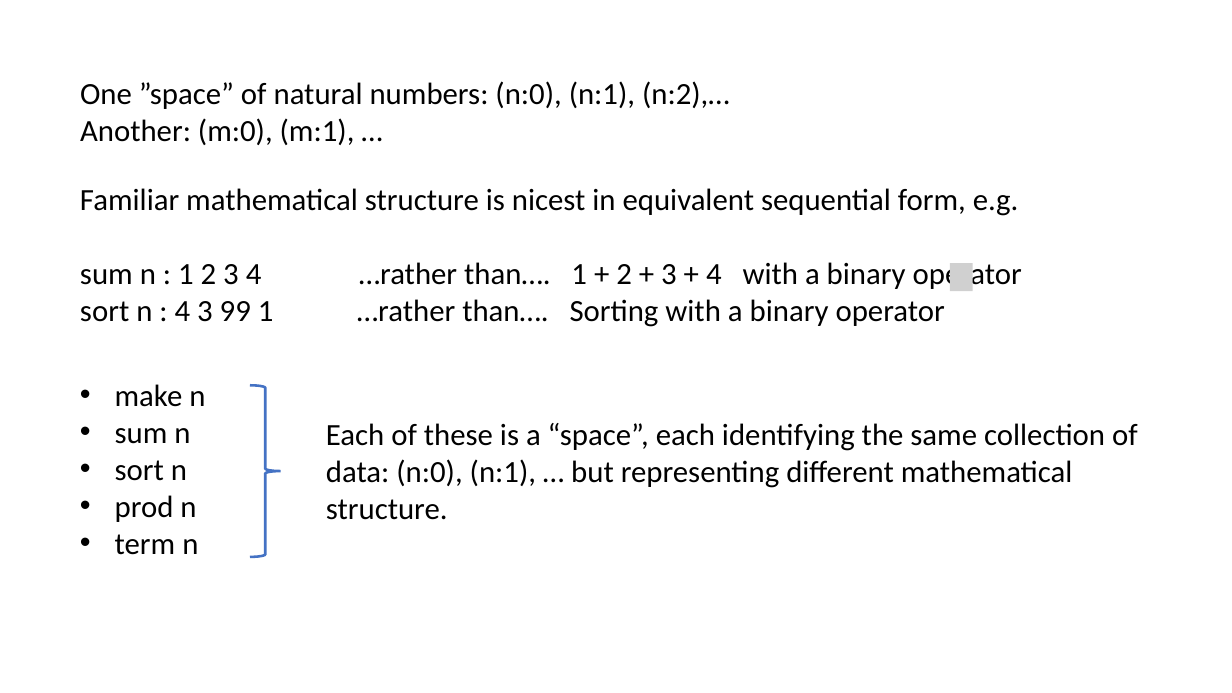
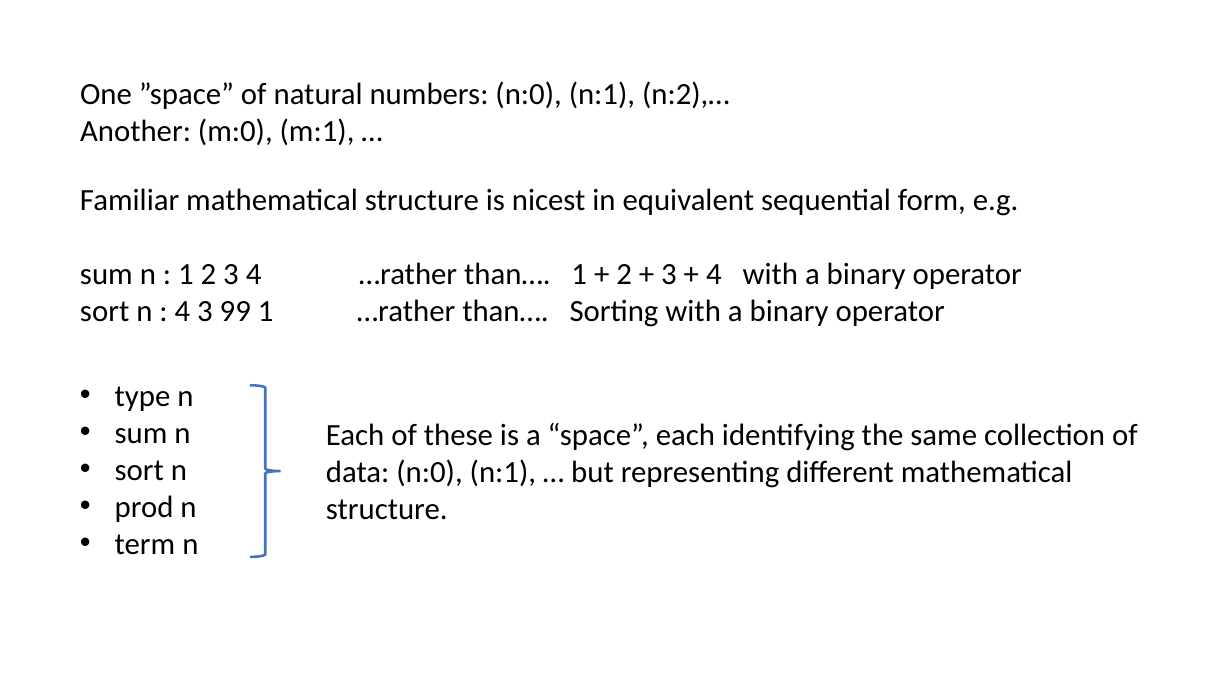
Before and after one commit to Saul-Youssef/coda, a slide deck: slide 23 of doc/talk/coda.pptx. Drawn at 1232x693 pixels with LibreOffice and Linux fonts; fonts in the diff are those of the drawing; grey boxes stand for pictures. Boxes give left, top, right and bottom in pixels: in the first picture for what was removed or moved away, otherwise in the second. Text is boxed around its words. In the diff, an @@ line names an element or a change of style, - is before the commit and + after.

```diff
--- a/doc/talk/coda.pptx
+++ b/doc/talk/coda.pptx
@@ picture removed at [950, 263, 973, 291] @@
@@ text at [115, 386, 193, 411]: text changed @@
-• make n
+• type n
```
Also in this commit, not shown: 10 other slides changed, 5 slides added, 5 slides removed, 1 other file.
